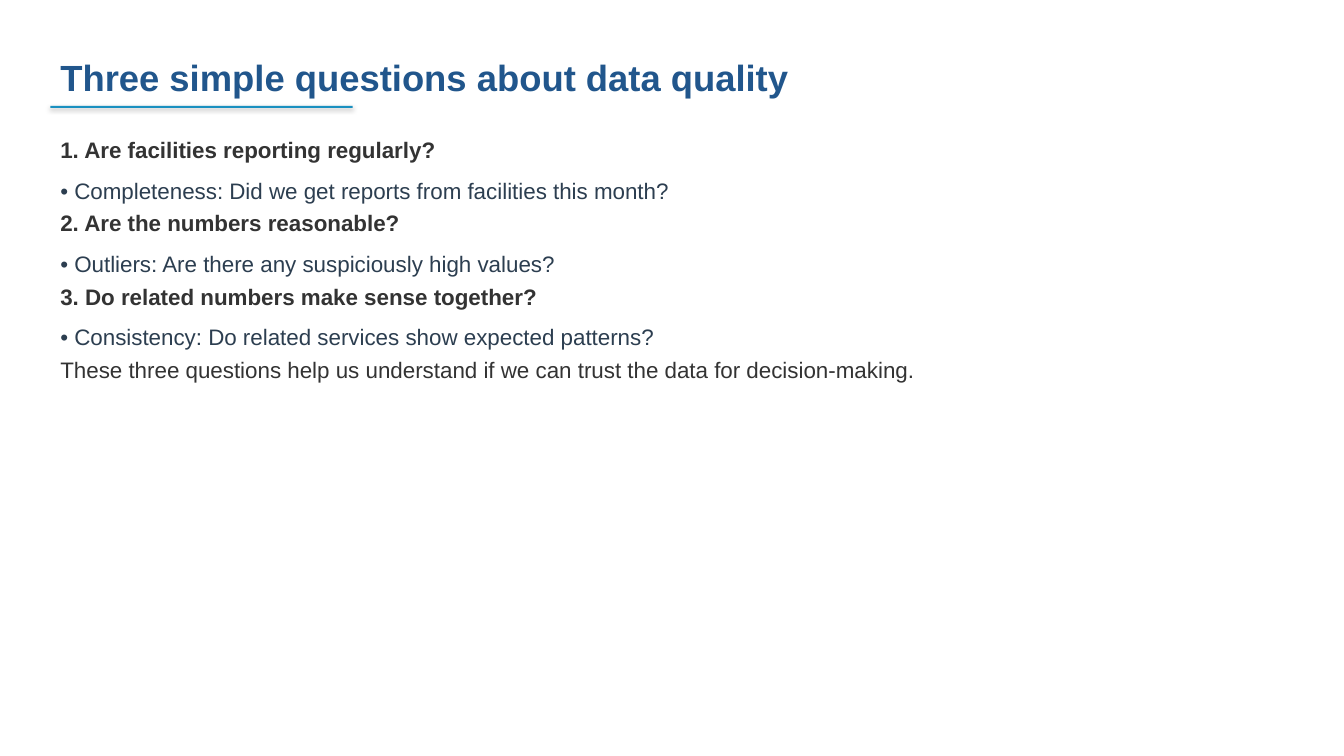
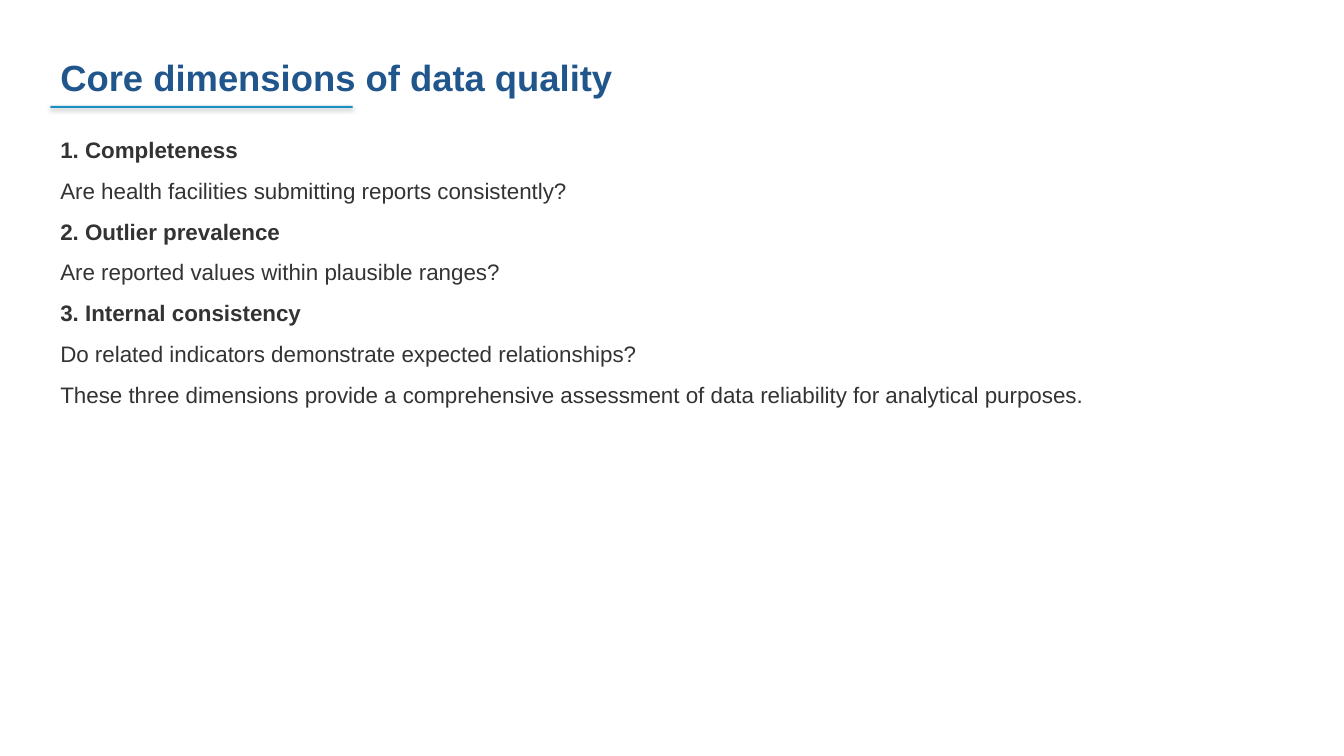
Before and after one commit to FASTR-Analytics/fastr-resource-hub, a slide deck: slide 39 of outputs/2026-zambia_deck.pptx. Drawn at 1344x756 pixels with LibreOffice and Linux fonts; fonts in the diff are those of the drawing. Boxes give left, top, right and bottom in pixels: in the first picture for what was removed or moved away, otherwise in the second. Text is boxed around its words. In the diff, an @@ line names an element or a change of style, - is before the commit and + after.

```diff
--- a/outputs/2026-zambia_deck.pptx
+++ b/outputs/2026-zambia_deck.pptx
@@ text at <box>60,64,612,99</box>: text changed @@
-Three simple questions about data quality
+Core dimensions of data quality
@@ text at <box>60,141,1083,408</box>: text changed @@
-1. Are facilities reporting regularly?
-• Completeness: Did we get reports from facilities this month?
-2. Are the numbers reasonable?
-• Outliers: Are there any suspiciously high values?
-3. Do related numbers make sense together?
-• Consistency: Do related services show expected patterns?
-These three questions help us understand if we can trust the data for decision-making.
+1. Completeness
+Are health facilities submitting reports consistently?
+2. Outlier prevalence
+Are reported values within plausible ranges?
+3. Internal consistency
+Do related indicators demonstrate expected relationships?
+These three dimensions provide a comprehensive assessment of data reliability for analytical purposes.
```
Also in this commit, not shown: 25 other slides changed, 24 slides added, 39 slides removed, 12 other files.
